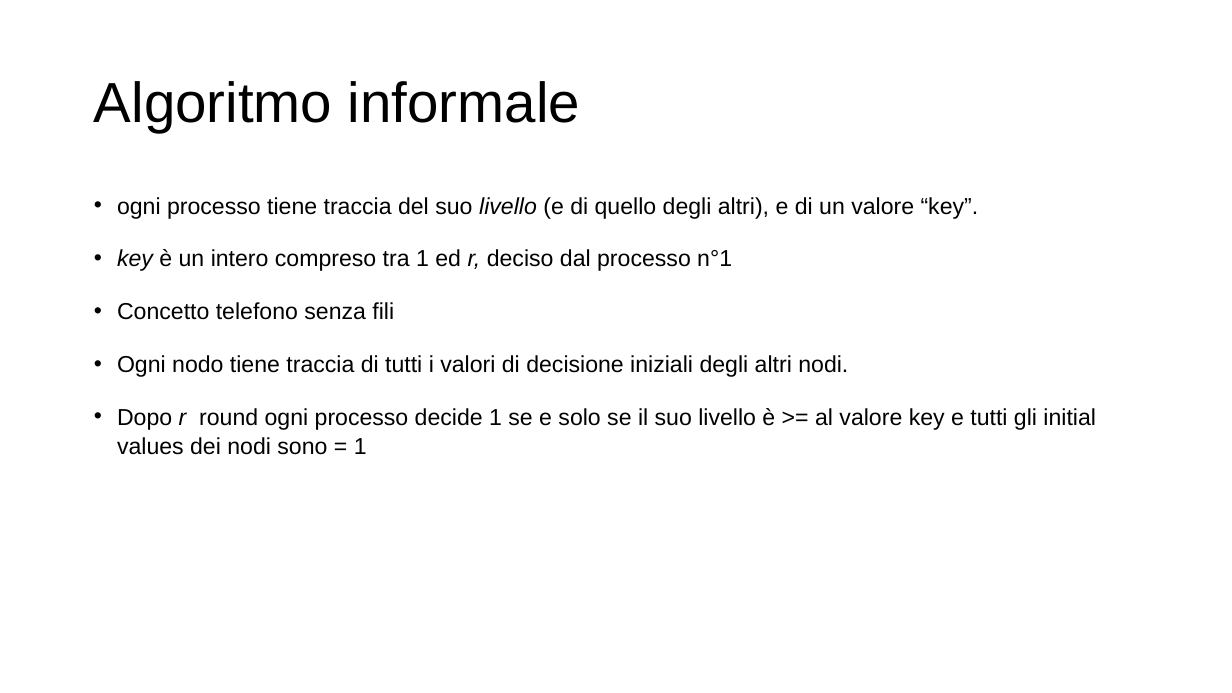
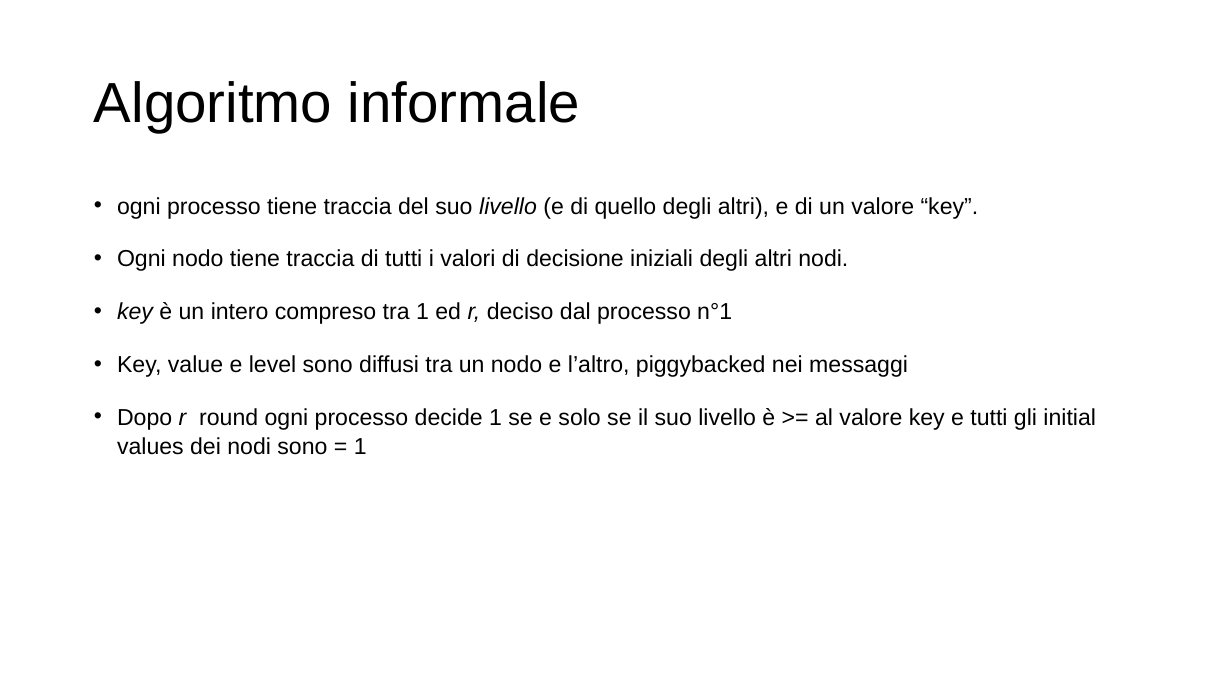
Before and after one commit to lory9894University/mcad, a slide deck: slide 25 of Presentazione ConsensusProblem.pptx. Drawn at 1232x693 pixels with LibreOffice and Linux fonts; fonts in the diff are those of the drawing. Boxes give left, top, right and bottom in pixels: in the first picture for what was removed or moved away, otherwise in the second. Text is boxed around its words. In the diff, an @@ line names an element or a change of style, - is before the commit and + after.

Commit message:
modificate slides 18-32

```diff
--- a/Presentazione ConsensusProblem.pptx
+++ b/Presentazione ConsensusProblem.pptx
@@ text at [117,249,848,271]: paragraph added @@
+• Ogni nodo tiene traccia di tutti i valori di decisione iniziali degli altri nodi.
@@ text at [117,355,908,377]: text changed @@
-• Concetto telefono senza fili
-• Ogni nodo tiene traccia di tutti i valori di decisione iniziali degli altri nodi.
+• Key, value e level sono diffusi tra un nodo e l’altro, piggybacked nei messaggi
```
Also in this commit, not shown: 7 other slides changed.
